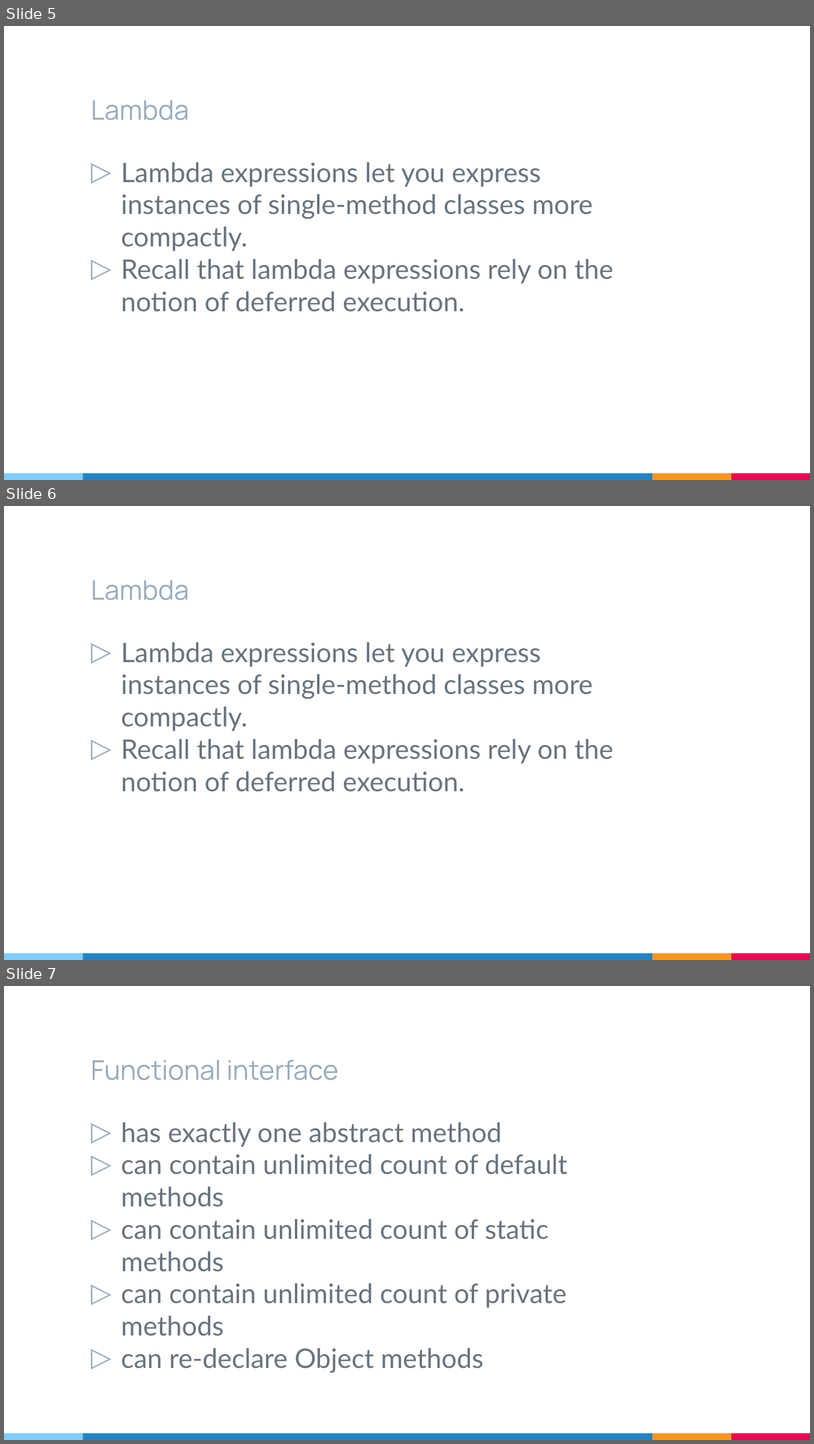
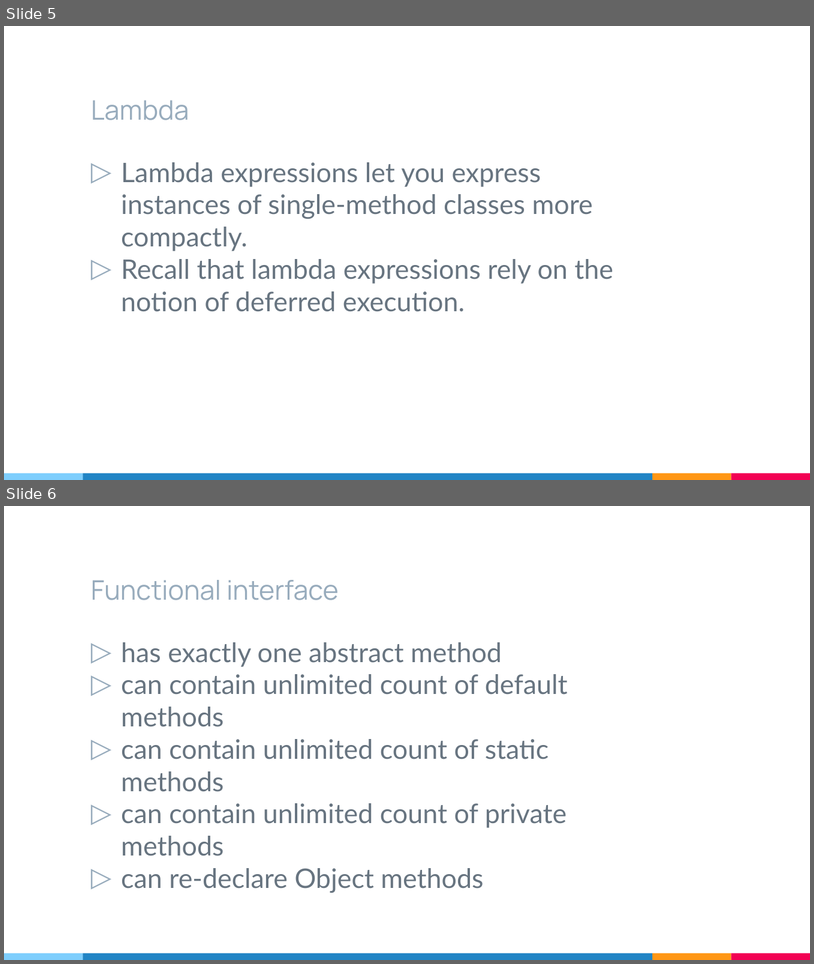
Before and after one commit to brahinets/GeekHub-J4W-9, a slide deck: Lectures/Lesson 08 - Functional Programming.pptx. Shown one above the other, each under a label of ours: slides 5, 6 and 7 before the commit, slides 5 and 6 after it. The pictures are 814x1444 and 814x964 pixels, drawn with LibreOffice and Linux fonts; fonts in the diff are those of the drawing. Boxes give left, top, right and bottom in pixels: in the first picture for what was removed or moved away, otherwise in the second. Text is boxed around its words. In the diff, an @@ line names an element or a change of style, - is before the commit and + after.

Commit message:
L08 Fixed presentation

```diff
--- a/Lectures/Lesson 08 - Functional Programming.pptx
+++ b/Lectures/Lesson 08 - Functional Programming.pptx
@@ slide 6 removed at [4,506,810,960], background #FFFFFF; not listed: 4 template elements that a slide beside it also shows @@
@@ rectangle removed at [4,509,16,534] @@
@@ title removed at [91,580,189,600] @@
-Lambda
@@ text removed at [121,642,614,792] @@
-▷ Lambda expressions let you express instances of single-method classes more compactly.
-▷ Recall that lambda expressions rely on the notion of deferred execution.
@@ what was slide 7 is now slide 6 @@
```
